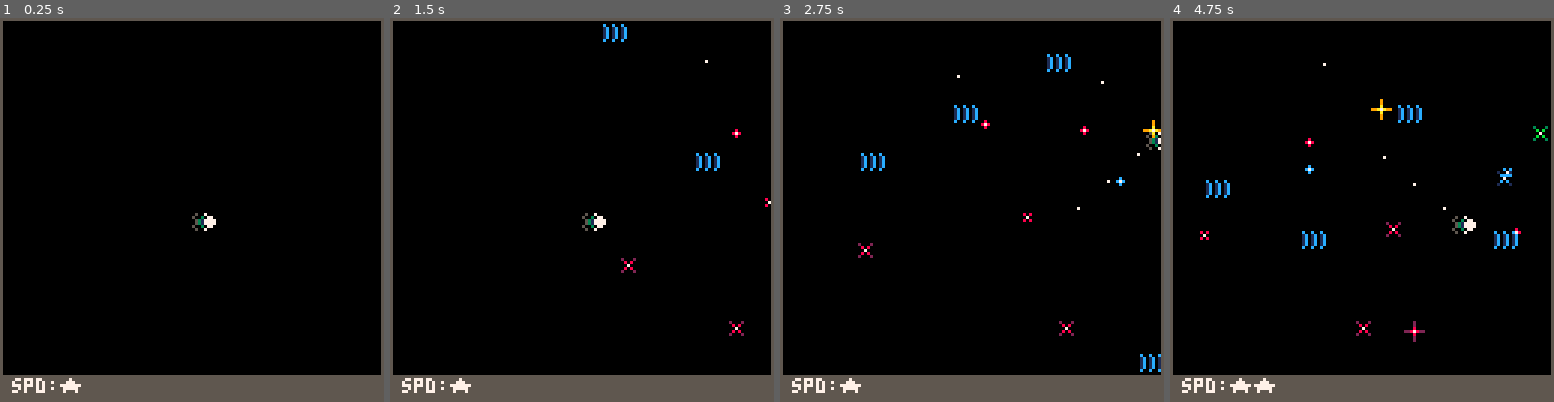
Above: before the commit, frames 1-4 (left to right).
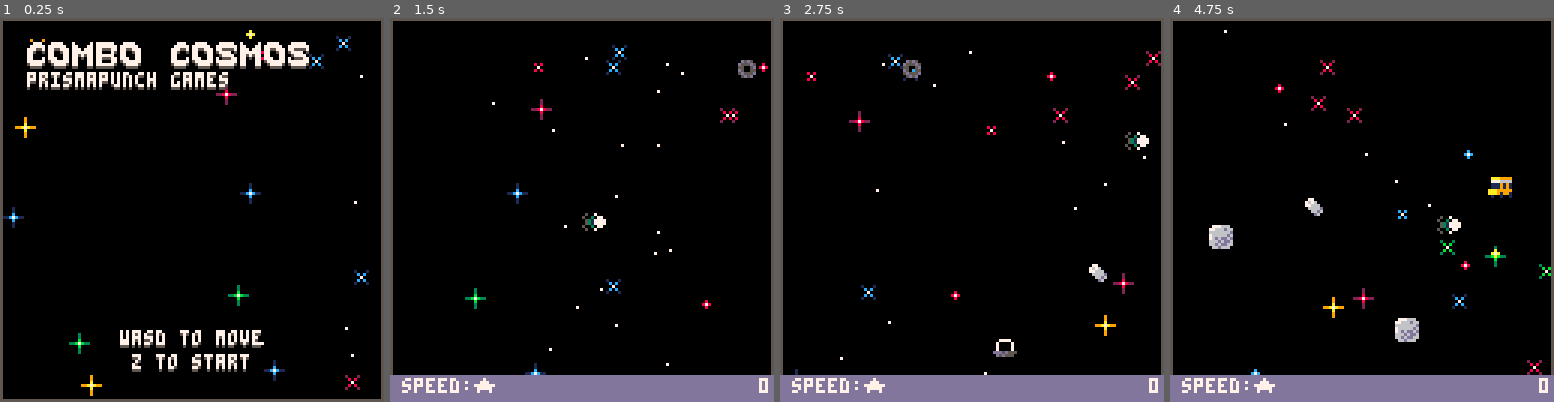
Above: after the commit, the same moments.

Repository: ToasterBiome/combo-cosmos
Game: PICO-8 cartridge combocosmos.p8
Same seed, same stepped clock (60 frames per second), same inputs: the game is played once before the commit and once after it.
Inputs:
- Up to frame 1 (0.25 s): no input
- Up to frame 2 (1.5 s): tap O (Z key) at 0.7 s
- Up to frame 3 (2.75 s): hold Right 1.6-2.1 s; tap O (Z key) at 1.7, 2.1, 2.5 s; hold Up 2.15-2.42 s; hold Right from 2.47 s (still down)
- Up to frame 4 (4.75 s): tap O (Z key) every 0.4 s from 2.9 to 4.5 s; release Right at 3.03 s; hold Left 3.08-3.58 s; hold Down 3.63-3.97 s; hold Right 4.02-4.68 s; hold Up from 4.73 s (still down)

The runs differ from the first frame. In frame 1, 13% of the frame differs, in the area x 0-100%, y 3-100%; in frame 2, 8.3%; in frame 3, 9.3%; in frame 4, 10%.

Commit message:
the rest of the game

Diff:
--- a/combocosmos.p8
+++ b/combocosmos.p8
@@ -5,8 +5,16 @@
 
 	star_timer = 0
 	make_colors()
-
 	player = make_player()
+	game_over = false
+	intro = true
+	music(0)
+	score = 0
+	hi_score = 0
+	for i=0,20 do
+		col = colors_string[ceil(rnd(4))]
+		new_particle(rnd(128),rnd(128),-rnd(0.5) - 0.25,rnd(0.125)-0.0625,rnd(5) + 48,col)
+	end
 end
 
 function _update60()
@@ -14,16 +22,43 @@
 		p:update()
 	end
 	star_timer += 1
-	if star_timer > 16 then
+	if star_timer > 12 then
 		star_timer = 0
 		col = colors_string[ceil(rnd(4))]
-		new_particle(127,rnd(127),-rnd(0.5) - 0.25,rnd(0.125)-0.0625,rnd(5) + 48,col)
+		new_particle(127,rnd(128),-rnd(0.5) - 0.25,rnd(0.125)-0.0625,rnd(5) + 48,col)
+	end
+
+	if intro then
+		if btn(4) then
+			intro = false
+			sfx(14,2)
+			make_explosion_combo(player.x,player.y)
+			meteor_speed = 1
+		end
+		return
+	end
+
+	if game_over then
+		player:update()
+		if btn(4) then
+			game_over = false
+			player.x = 64
+			player.y = 64
+			player.dx = 0
+			player.dy = 0
+			meteor_speed = 1
+			music(0)
+			score = 0
+			sfx(14,2)
+			make_explosion_combo(player.x,player.y)
+			end
+		return
 	end
 	meteor_timer += meteor_speed
 	if meteor_timer > 30 then
 		meteor_timer = 0
-		if(rnd() > 0.75) then
-			make_boost()
+		if(rnd() > 0.1) then
+			make_meteor()
 		else
 			make_boost()
 		end
@@ -33,6 +68,9 @@
 	end
 	for b in all(boosts) do
 		b:update()
+	end
+	for t in all(texts) do
+		t:update()
 	end
 	player:update()
 end
@@ -48,14 +86,67 @@
 	for b in all(boosts) do
 		b:draw()
 	end
-	player:draw()
-	rect(0,0,127,127-8,5)
-	rectfill(0,127-8,127,127,5)
-	local speed_text = "spd:"
-	for i=1,meteor_speed do
+	for t in all(texts) do
+		t:draw()
+	end
+	if not intro then
+		player:draw()
+	end
+
+	rect(0,0,127,127,5)
+
+	if not intro then
+	rectfill(0,127-8,127,127,13)
+	local speed_text = "speed:"
+	for i=1,min(meteor_speed,2.75),0.25 do
 		speed_text = speed_text .. "★"
 	end
 	print(speed_text,4,120,7)
+	print(score,127 - (#tostring(score) * 4),120,7)
+	end
+
+
+
+	if game_over then
+		nicetext("game over",48,64-8)
+		nicetext("press z to restart",32,64)
+		nicetext("high score: " .. hi_score,32,64+8)
+		nicetext("score: " .. score,32,64+16)
+	end
+
+	if intro then
+		draw_intro(0,0)
+	end
+end
+
+function draw_intro(x,y)
+	shit = {}
+	shit["c"] = 7
+	shit["o"] = 8
+	shit["m"] = 9
+	shit["b"] = 10
+	shit["s"] = 11
+	str = "combo cosmos"
+	--print(#str,0,0)
+	for i=0,#str do
+		local c = sub(str,i,i)
+		local s = shit[c]
+		if(s) then
+			pal(7,5)
+			spr(s,(i - 1) * 8 + 8,9)
+			pal()
+			spr(s,(i - 1) * 8 + 8,8)
+		end
+	end
+	nicetext("prismapunch games",9,18)
+
+	nicetext("wasd to move", 40, 128-24)
+	nicetext("z to start",44,128-16)
+end
+
+function nicetext(text,x,y)
+	print(text,x,y+1,5)
+	print(text,x,y,7)
 end
 -->8
 particles = {}
@@ -97,6 +188,32 @@
 	add(particles,particle)
 end
 
+function make_explosion(x,y)
+	for i=0,10 do
+		local dx = rnd(4)-2
+		local dy = rnd(4)-2
+		new_particle(x,y,dx,dy,52,"blue",60)
+	end
+end
+
+function make_explosion_boost(x,y)
+	for i=0,4 do
+		local dx = -rnd(1) - 1
+		local dy = rnd(1)-0.5
+		new_particle(x,y,dx,dy,53,"blue",60)
+	end
+end
+
+function make_explosion_combo(x,y)
+	for i=0,10 do
+		local dx = rnd(2)-1
+		local dy = rnd(2)-1
+		new_particle(x,y,dx,dy,52,"blue",60)
+	end
+end
+
+
+
 
 -->8
 function in_bounds(x,y)
@@ -119,8 +236,11 @@
 	local box_a = abs_box(a)
 	local box_b = abs_box(b)
 
-	if box_a.x1 > box_b.x2 or box_a.y1 > box_b.y2 or box_b.x1 > box_a.x2 or box_b.y1 > box_a.y2 then
-		return false
+	if box_a.x1 > box_b.x2 or
+				box_a.y1 > box_b.y2 or
+				box_b.x1 > box_a.x2 or
+				box_b.y1 > box_a.y2 then
+				return false
 	end
 	return true
 
@@ -136,7 +256,14 @@
 	player.sprite = 3
 	player.max_speed = 1
 	player.particle_timer = 0
-	player.box = {x1=0,x2=8,y1=0,y2=8}
+	player.box = {x1=2,x2=6,y1=2,y2=6}
+
+	player.update_sprite = function(this)
+		this.sprite = rnd(6)+1
+	end
+
+	player:update_sprite()
+
 	player.update = function(this)
 		local updated = false
 		if btn(0) then
@@ -161,13 +288,13 @@
 			this.dy *= 0.95
 		end
 
-		if this.x + this.dx > 128 - 4 then
+		if this.x + this.dx > 128 - 10 then
 			this.dx = -this.max_speed * 0.5
 		end
 		if this.x - this.dx < 4 then
 			this.dx = this.max_speed * 0.5
 		end
-		if this.y + this.dy > 128 - 4 then
+		if this.y + this.dy > 128 - 18 and not game_over then
 			this.dy = -this.max_speed * 0.5
 		end
 		if this.y - this.dy < 4 then
@@ -182,8 +309,6 @@
 		if this.dy != 0 then
 			this.dy = mid(0,this.dy,sgn(this.dy) * this.max_speed)
 		end
-		this.x += this.dx
-		this.y += this.dy
 		this.particle_timer += 1
 		if this.particle_timer > 4 and (this.dx != 0 or this.dy != 0) then
 			this.particle_timer = 0
@@ -194,16 +319,47 @@
 		for m in all(meteors) do
 			if coll(this,m) then
 				del(meteors,m)
-				meteor_speed -= 1
+				meteor_speed -= 0.5
+				this:update_sprite()
+				make_explosion(this.x,this.y)
+				score = max(0,score - 50)
+				make_text(this.x,this.y,"-50",8,60)
+				if meteor_speed < 1 then
+					--you lose
+					game_over = true
+					meteors = {}
+					boosts = {}
+					texts = {}
+					this.dy = -4
+					this.dx = rnd(4)-2
+					sfx(2,1)
+					music(5)
+					if score > hi_score then
+						hi_score = score
+					end
+				else
+					sfx(0,1)
+				end
 			end
 		end
 
 		for b in all(boosts) do
 			if coll(this,b) then
 				del(boosts,b)
-				meteor_speed += 1
+				meteor_speed += 0.25
+				make_explosion_boost(this.x,this.y)
+				sfx(1,1)
+				score += 100
+				make_text(this.x,this.y,"+100",11,60)
 				end
 		end
+
+		if game_over then
+			this.dy += (4/60)
+		end
+
+		this.x += this.dx
+		this.y += this.dy
 
 	end
 
@@ -213,25 +369,21 @@
 		--(this.x,this.y,1,8)
 	end
 
-	player.update_sprite = function(this)
-		this.sprite = rnd(6) + 1
-	end
-
-	player:update_sprite()
+
 
 	return player
 end
 -->8
 meteors = {}
-meteor_speed = 1
+meteor_speed = 0
 meteor_timer = 0
 
 function make_meteor()
 	local meteor = {}
 	meteor.x = 128 + 4
-	meteor.y = rnd(128) - 16
-	meteor.sprite = rnd(8) + 16
-	meteor.box = {x1=0,x2=8,y1=0,y2=8}
+	meteor.y = rnd(128-16)
+	meteor.sprite = rnd(7) + 16
+	meteor.box = {x1=2,x2=6,y1=2,y2=6}
 	meteor.update = function(this)
 		this.x -= meteor_speed
 		if this.x < 0 then
@@ -251,7 +403,7 @@
 function make_boost()
 	local boost = {}
 	boost.x = 128 + 4
-	boost.y = rnd(128) - 16
+	boost.y = rnd(128-16)
 	boost.box = {x1=0,x2=8,y1=0,y2=8}
 	boost.update = function(this)
 		this.x -= meteor_speed
@@ -266,35 +418,216 @@
 
 	add(boosts,boost)
 end
-…(32 lines of a section not shown)…
+-->8
+texts = {}
+
+function make_text(x,y,str,clr,life)
+	local text = {}
+	text.x = x
+	text.y = y
+	text.str = str
+	text.clr = clr
+	text.life = life
+	text.dy = -0.25
+
+	text.update = function(this)
+		this.y += this.dy
+		this.life -= 1
+		if this.y < 0 or this.life < 0 then
+			del(texts,this)
+		end
+	end
+
+	text.draw = function(this)
+		print(this.str,this.x,this.y,this.clr)
+	end
+
+	add(texts,text)
+end
+…(162 lines of a section not shown)…
+__map__
+0000000000000000000000000000350000000000000000000000000000000000000000000000000000000000000000000000000000000000000000000000000000000000000000000000000000000000000000000000000000000000000000000000000000000000000000000000000000000000000000000000000000000000
+…(23 lines of a section not shown)…
Not shown, changed: 149 lines of the sprite sheet (__gfx__) section of combocosmos.p8
Not shown, changed: the thumbnail (__label__) section of combocosmos.p8
Not shown, changed: the music (__music__) section of combocosmos.p8
Not shown, changed: the sound effects (__sfx__) section of combocosmos.p8
